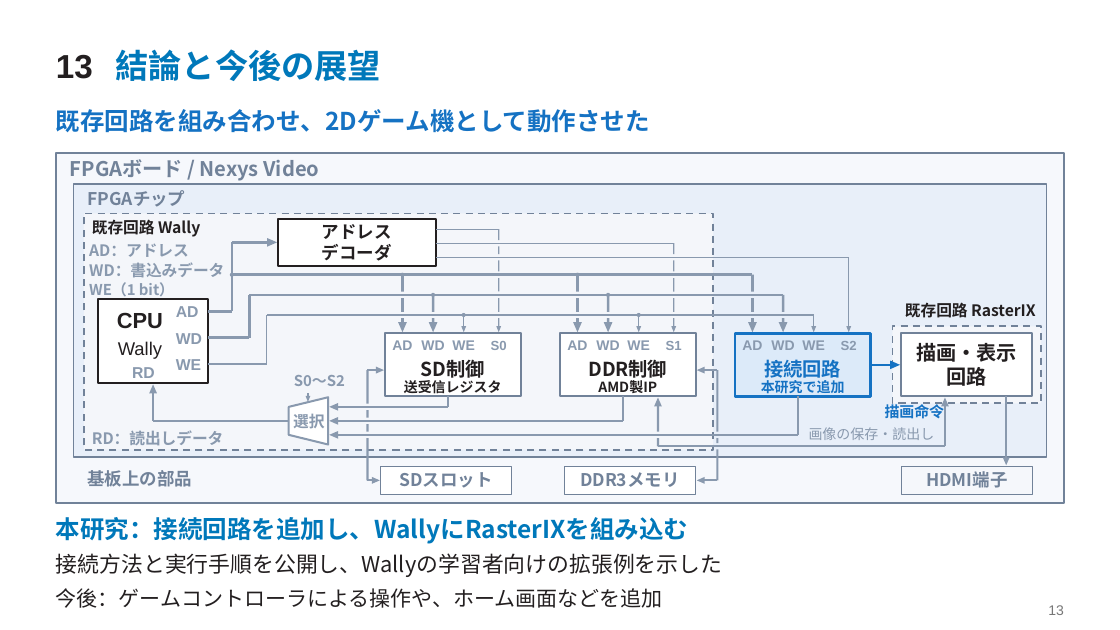
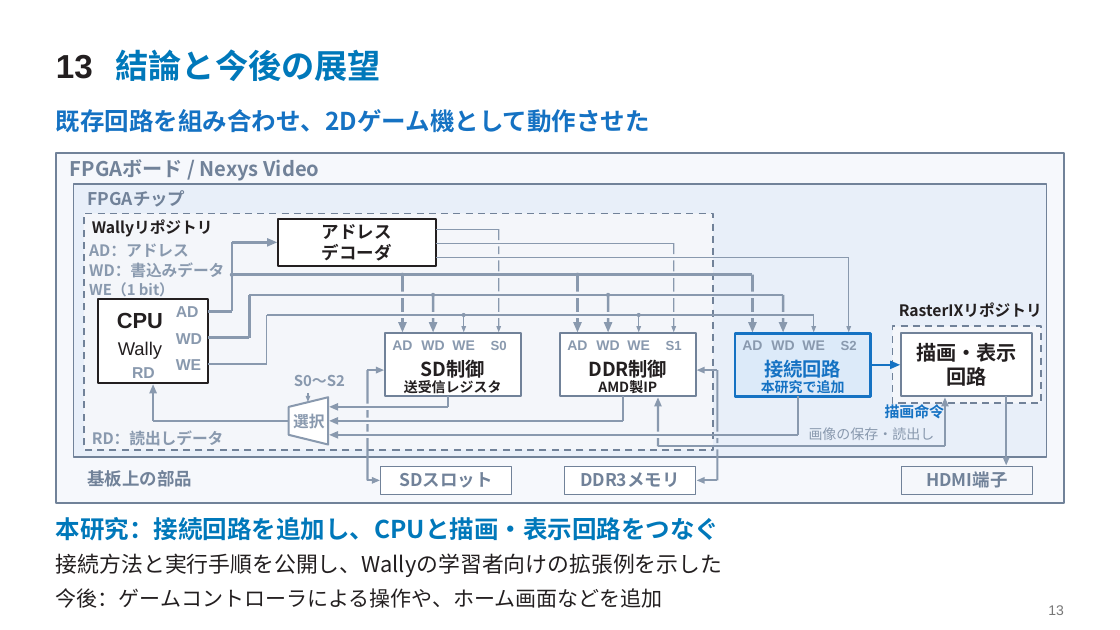
Before and after one commit to SoshiroFujimori/wally-game-console-research, a slide deck: slide 13 of docs/presentation/中間発表_主要事項.pptx. Drawn at 1120x630 pixels with LibreOffice and Linux fonts; fonts in the diff are those of the drawing. Boxes give left, top, right and bottom in pixels: in the first picture for what was removed or moved away, otherwise in the second. Text is boxed around its words. In the diff, an @@ line names an element or a change of style, - is before the commit and + after.

```diff
--- a/docs/presentation/中間発表_主要事項.pptx
+++ b/docs/presentation/中間発表_主要事項.pptx
@@ text at (92,219,213,237): text changed @@
-既存回路 Wally
+Wallyリポジトリ
@@ text at (899,302,1042,317): text changed @@
-既存回路 RasterIX
+RasterIXリポジトリ
@@ text at (56,517,719,541): text changed @@
-本研究：接続回路を追加し、WallyにRasterIXを組み込む
+本研究：接続回路を追加し、CPUと描画・表示回路をつなぐ
```
Also in this commit, not shown: 13 other slides changed, 25 other files.
